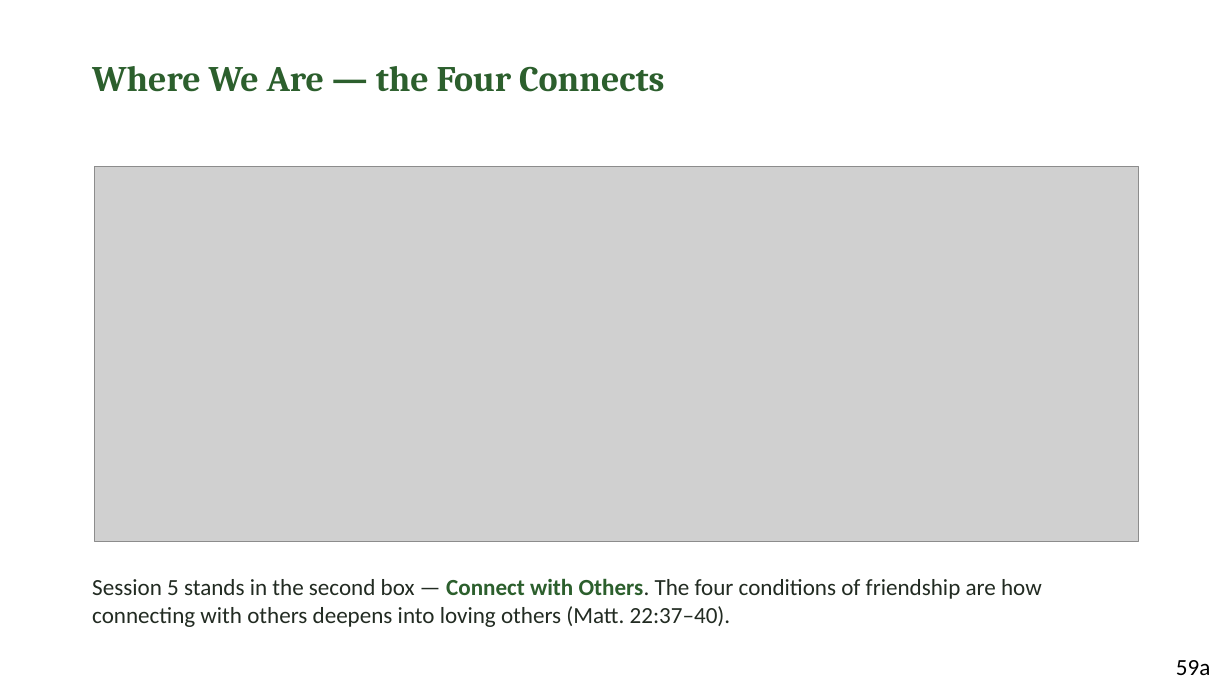
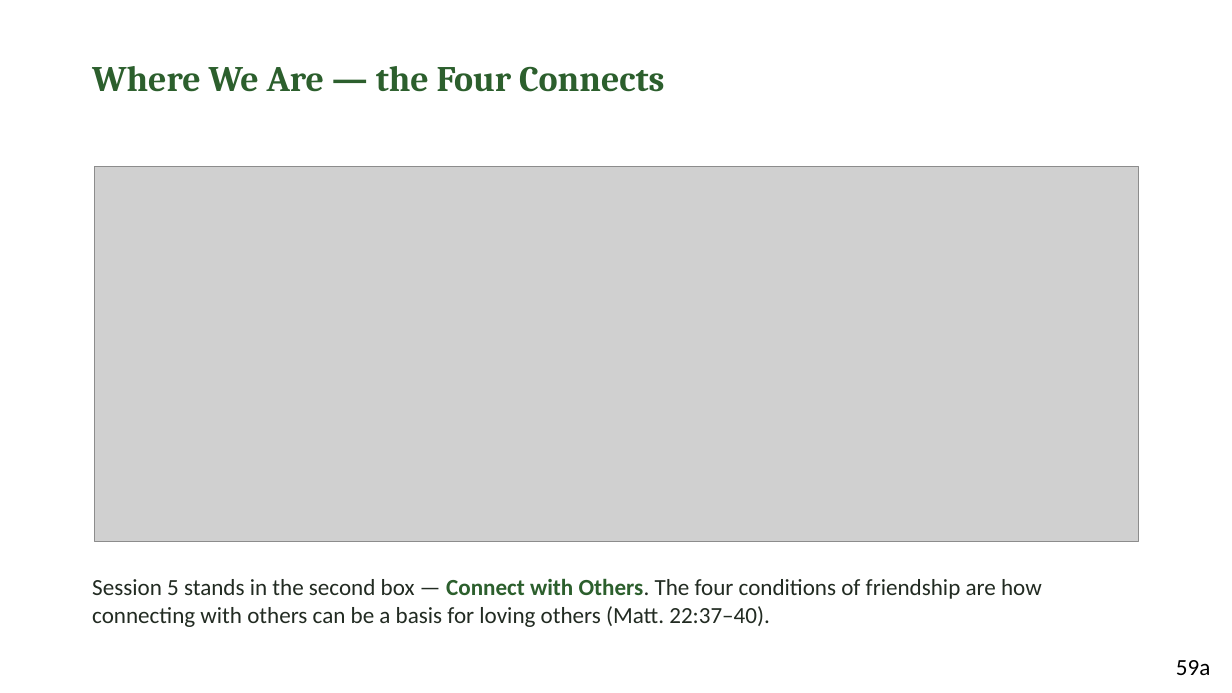
Before and after one commit to jgtittle-ministries/fellowship-of-the-heart-pilot-at-cca-dev, a slide deck: slide 3 of _implementation-notes/evening-series/FotH Evening Session 5 Slides DRAFT v1.pptx. Drawn at 1232x693 pixels with LibreOffice and Linux fonts; fonts in the diff are those of the drawing; grey boxes stand for pictures. Boxes give left, top, right and bottom in pixels: in the first picture for what was removed or moved away, otherwise in the second. Text is boxed around its words. In the diff, an @@ line names an element or a change of style, - is before the commit and + after.

```diff
--- a/_implementation-notes/evening-series/FotH Evening Session 5 Slides DRAFT v1.pptx
+++ b/_implementation-notes/evening-series/FotH Evening Session 5 Slides DRAFT v1.pptx
@@ text at (92,578,1042,627): text changed @@
-Session 5 stands in the second box — Connect with Others. The four conditions of friendship are how connecting with others deepens into loving others (Matt. 22:37–40).
+Session 5 stands in the second box — Connect with Others. The four conditions of friendship are how connecting with others can be a basis for loving others (Matt. 22:37–40).
```
Also in this commit, not shown: 25 other files.
